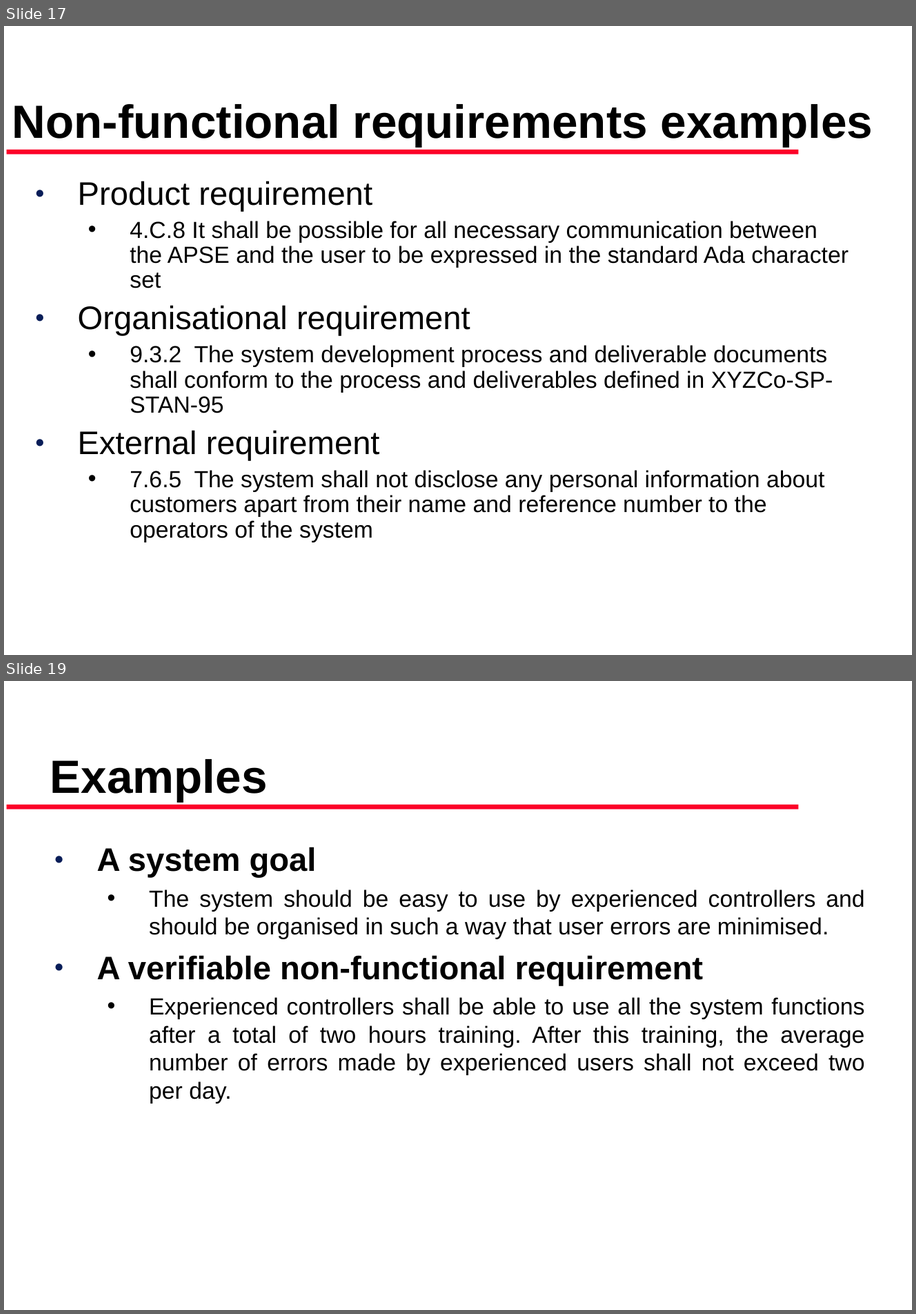
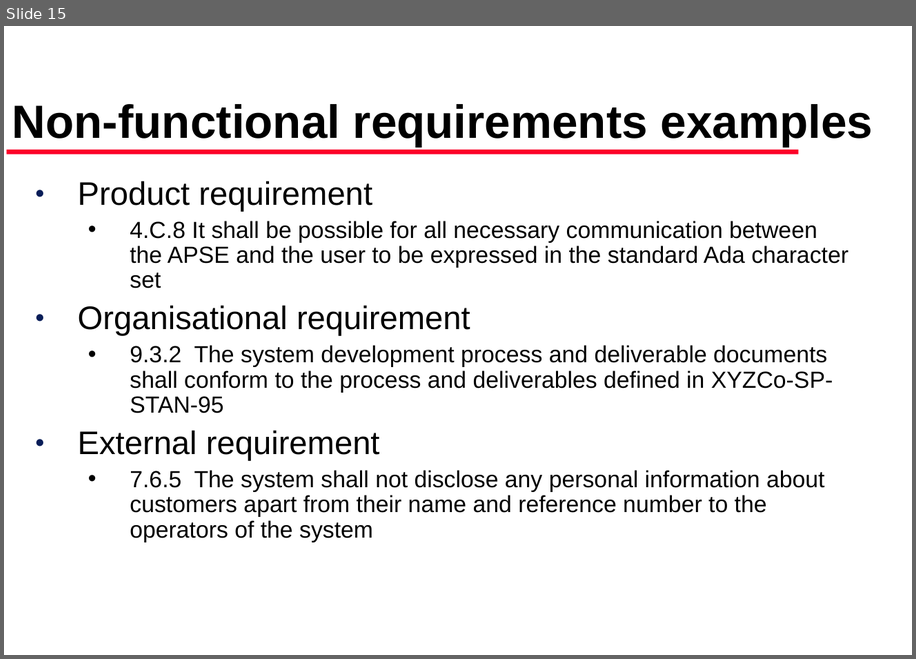
Before and after one commit to robispider/bdgovtest, a slide deck: Presentation/software Requirements.ppt. Shown one above the other, each under a label of ours: slides 17 and 19 before the commit, slide 15 after it; the slides between them are not shown. The pictures are 916x1314 and 916x659 pixels, drawn with LibreOffice and Linux fonts; fonts in the diff are those of the drawing. Boxes give left, top, right and bottom in pixels: in the first picture for what was removed or moved away, otherwise in the second. Text is boxed around its words. In the diff, an @@ line names an element or a change of style, - is before the commit and + after.

```diff
--- a/Presentation/software Requirements.ppt
+++ b/Presentation/software Requirements.ppt
@@ slide 19 removed at (4, 681, 912, 1310), background #FFFFFF; not listed: 1 template element that a slide beside it also shows @@
@@ title removed at (50, 759, 268, 802) @@
-Examples
@@ text removed at (97, 847, 864, 1103) @@
-● A system goal
-  • The system should be easy to use by experienced controllers and should be organised in such a way that user errors are minimised.
-● A verifiable non-functional requirement
-  • Experienced controllers shall be able to use all the system functions after a total of two hours training. After this training, the average number of errors made by experienced users shall not exceed two per day.
@@ what was slide 17 is now slide 15 @@
```
Also in this commit, not shown: 2 slides changed, 1 slide added, 4 other slides removed, 6 other files.
